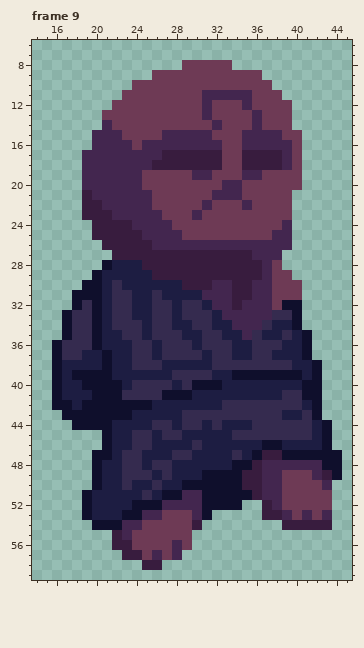
File history of a pixel-art file, platformer-jam/Sprites/char.aseprite. Above, as it was before the edit.
64x64 pixels, 9 frames. Shown: frame 9: x 14..45, y 6..59.
The same view after the edit:
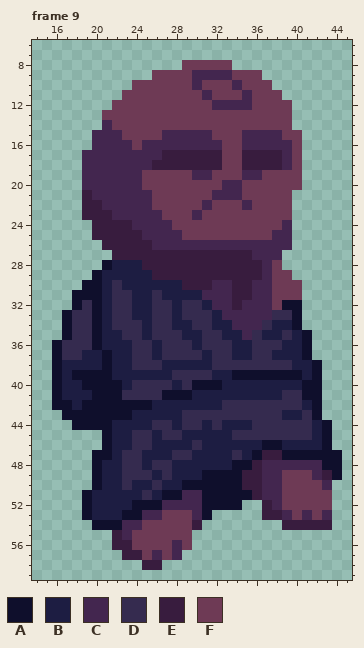
Palette (. is transparent): A #0f0f2c  B #1d1d42  C #43264f  D #352b4f  E #381c3e  F #6e3a55
The exact change:
Frame 9, layer "Layer 5":
Colour F becomes colour C in row 9 at x 30 to 33; in row 10 at x 30 and 34; in row 12 at x 32 to 34.
Colour C becomes colour F in row 11 at x 32 to 34; in row 12 at x 31; in row 13 at x 31 and 36; in row 14 at x 32 and 36.
Pixel boxes of the changes (left, top, right, bottom) in both pictures:
changed: (192, 70, 262, 130)
